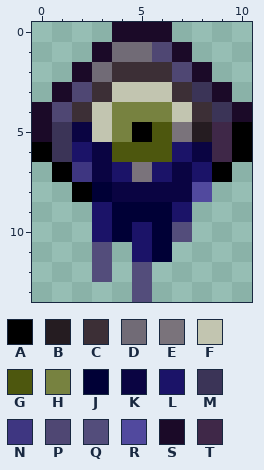
Pixel-art sprite -- Items/Accessories/UlcerPupil.png. Above: the version before the commit.
The file is 22x28 pixels, drawn in blocks of 2x2; one block is one cell here. Colours within 5 levels of each other are drawn and written as one.
Palette (. is transparent): A #000000  B #251c21  C #3c2f36  D #716b76  E #7a737b  F #c2c5b0  G #4d570e  H #778240  J #000036  K #0a0442  L #1b1368  M #3b3457  N #3e3681  P #4f4773  Q #534d7b  R #51499e  S #1b0a28  T #3f2848
Pixels before, first column x 0:
 0 ....SSS....
 1 ...SDDPS...
 2 ..SDCCCPS..
 3 .SPCFFFCMS.
 4 SPCFHHHFCMS
 5 SMKFHAGEBTA
 6 AMLKGGGLKTA
 7 .ANKLELKLA.
 8 ..AJKKKKR..
 9 ...LJJJL...
10 ...LJLJQ...
11 ...Q.LJ....
12 ...Q.Q.....
13 .....Q.....
And afterwards:
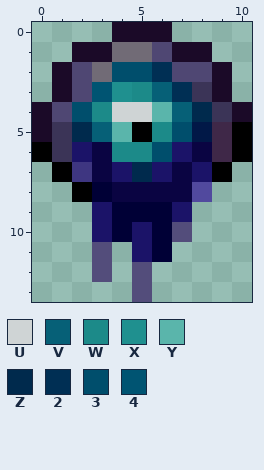
Colours new in this view: U #cfd4d5  V #066077  W #1c8a89  X #1f908f  Y #5ab5ab  Z #002a4d  2 #002f54  3 #004e6c  4 #005472
Diff:
Colour B changes from #251c21 to #011847.
Colour C gives way to colour 2 in row 2 at x 6; in row 3 at x 7.
Colour C gives way to colour 3 in row 2 at x 4 to 5; in row 4 at x 2.
Colour E gives way to colour 3 in row 5 at x 7.
Colour G gives way to colour 3 in row 6 at x 6.
Colour C gives way to colour 4 in row 3 at x 3.
Colour S gives way to colour P in row 2 at x 2 and 8.
The edit adds colour S in row 1 at x 2 and 8; in row 2 at x 1 and 9.
Colour H gives way to colour U in row 4 at x 4 to 5.
Colour F gives way to colour V in row 3 at x 6; in row 4 at x 7; in row 5 at x 3.
Colour F gives way to colour W in row 3 at x 5; in row 4 at x 3.
Colour G gives way to colour W in row 5 at x 6; in row 6 at x 4 to 5.
Colour F gives way to colour X in row 3 at x 4.
Colour H gives way to colour Y in row 4 at x 6; in row 5 at x 4.
Colour C gives way to colour Z in row 4 at x 8.
Colour E gives way to colour Z in row 7 at x 5.
Colour K gives way to colour Z in row 5 at x 2.
Boxes around the changes in both pictures, in picture pixels (x1, y1, x2, y2):
changed: (52, 42, 232, 182)
